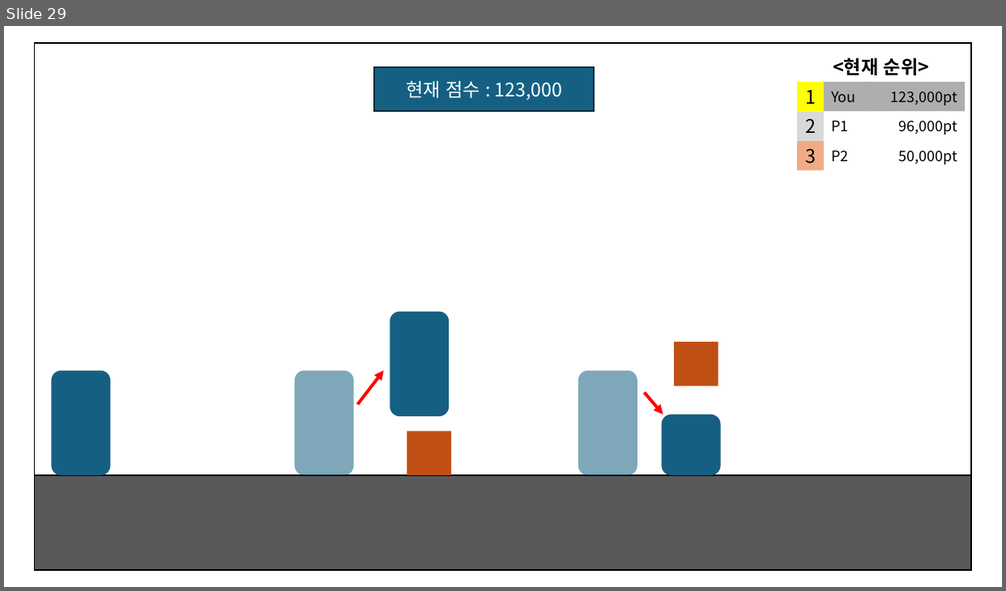
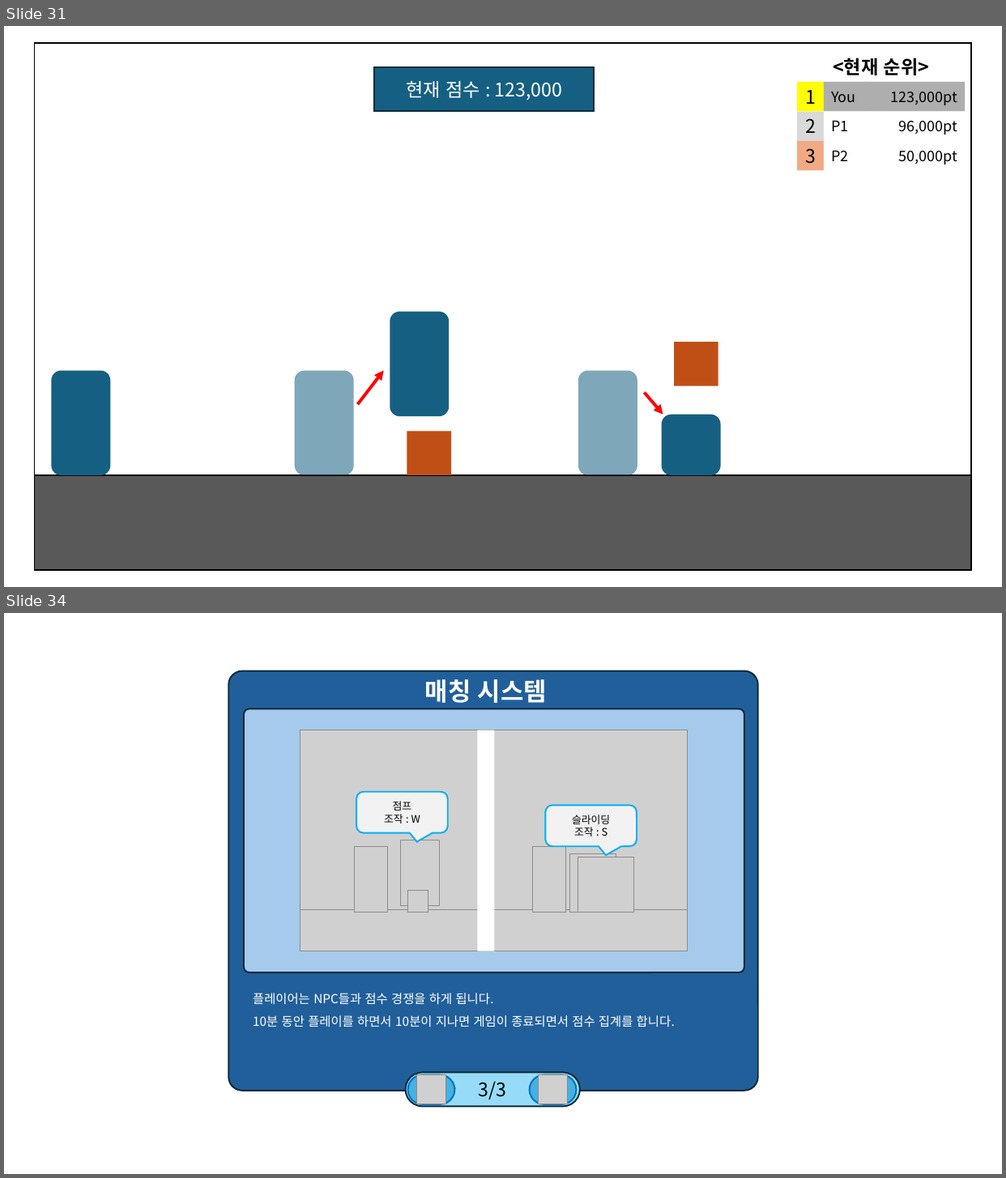
Before and after one commit to weariness00/Mandle_10Minute_Game, a slide deck: document/UI.pptx. Shown one above the other, each under a label of ours: slide 29 before the commit, slides 31 and 34 after it; the slides between them are not shown. The pictures are 1006x591 and 1006x1178 pixels, drawn with LibreOffice and Linux fonts; fonts in the diff are those of the drawing; grey boxes stand for pictures. Boxes give left, top, right and bottom in pixels: in the first picture for what was removed or moved away, otherwise in the second. Text is boxed around its words. In the diff, an @@ line names an element or a change of style, - is before the commit and + after.

```diff
--- a/document/UI.pptx
+++ b/document/UI.pptx
@@ slide 34 added at (x1=4, y1=613, x2=1002, y2=1174), background #FFFFFF @@
@@ group added at (x1=228, y1=671, x2=758, y2=1106): 10 pictures, 5 rounded rectangles, 2 rounded speech boxes, 2 texts, 1 rectangle @@
+점프
+조작 : W
+슬라이딩
+조작 : S
+3/3
+매칭 시스템
+플레이어는 NPC들과 점수 경쟁을 하게 됩니다.
+10분 동안 플레이를 하면서 10분이 지나면 게임이 종료되면서 점수 집계를 합니다.
@@ what was slide 29 is now slide 31 @@
```
Also in this commit, not shown: 4 other slides added, 2 other files.
